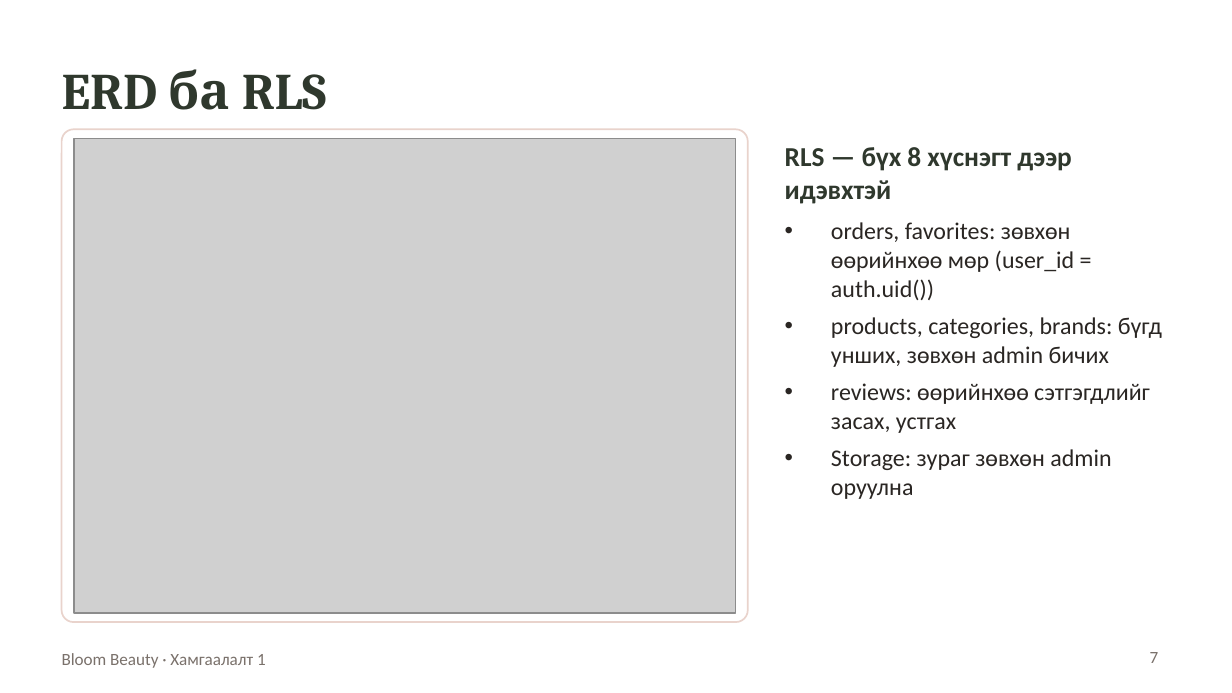
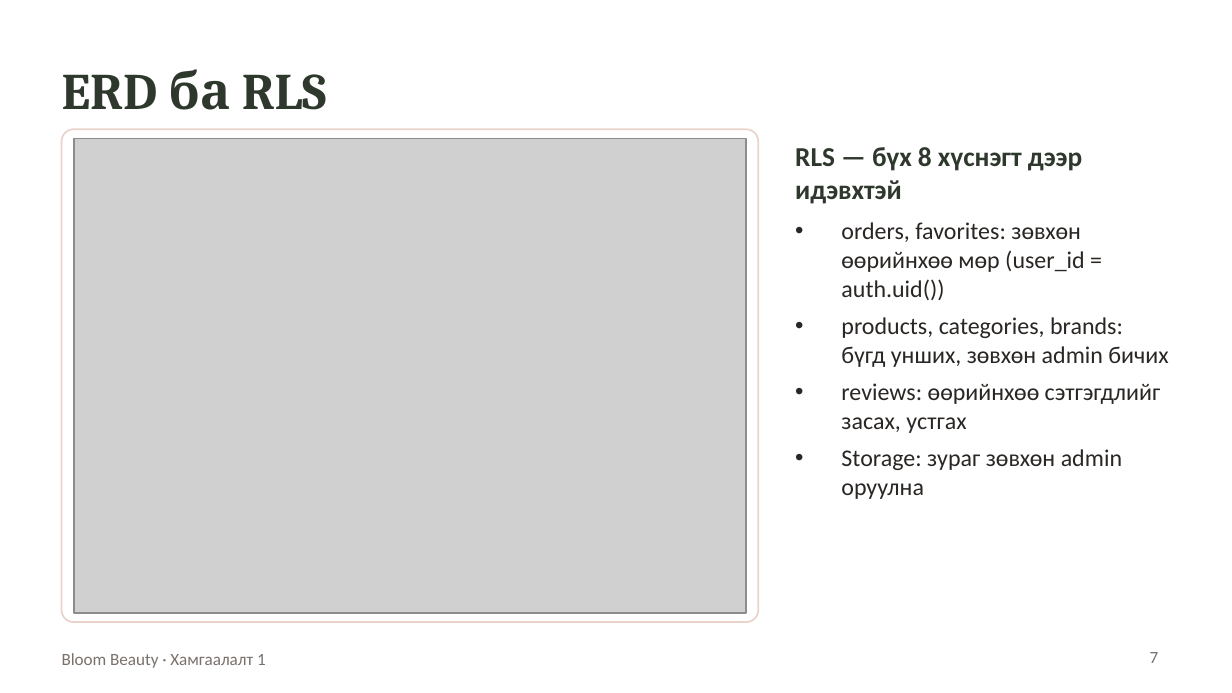
Before and after one commit to b22ft1012-hash/beauty-shop, a slide deck: slide 7 of docs/BloomBeauty_Hamgaalalt1.pptx. Drawn at 1232x693 pixels with LibreOffice and Linux fonts; fonts in the diff are those of the drawing; grey boxes stand for pictures. Boxes give left, top, right and bottom in pixels: in the first picture for what was removed or moved away, otherwise in the second. Text is boxed around its words. In the diff, an @@ line names an element or a change of style, - is before the commit and + after.

```diff
--- a/docs/BloomBeauty_Hamgaalalt1.pptx
+++ b/docs/BloomBeauty_Hamgaalalt1.pptx
@@ rounded rectangle resized from (x1=62, y1=129, x2=748, y2=622) to (x1=62, y1=129, x2=758, y2=622) @@
@@ picture resized from (x1=74, y1=138, x2=736, y2=612) to (x1=74, y1=138, x2=745, y2=612) @@
@@ text "RLS — бүх 8 хүснэгт ..." moved from (x1=785, y1=147, x2=1071, y2=204) to (x1=795, y1=147, x2=1082, y2=204) @@
@@ text "orders, favorites: зөвхөн өөрийнхөө мөр ..." rewrapped from (x1=831, y1=222, x2=1162, y2=499) to (x1=841, y1=222, x2=1168, y2=499) @@
```
Also in this commit, not shown: 3 other files.
